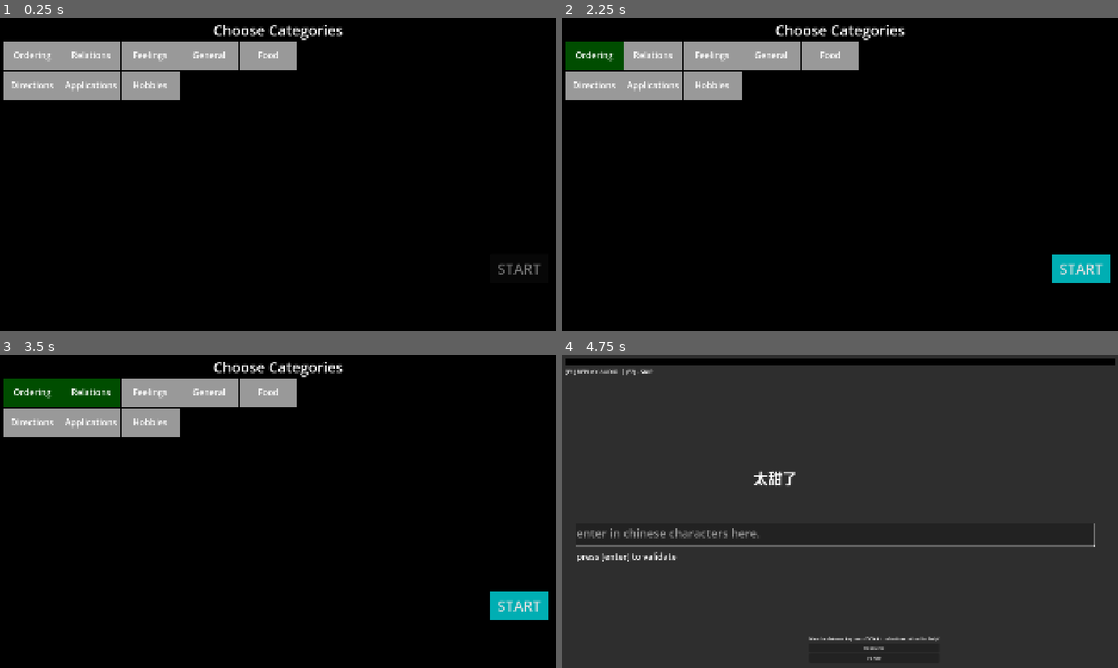
Above: before the commit, frames 1-4 (two rows, left to right).
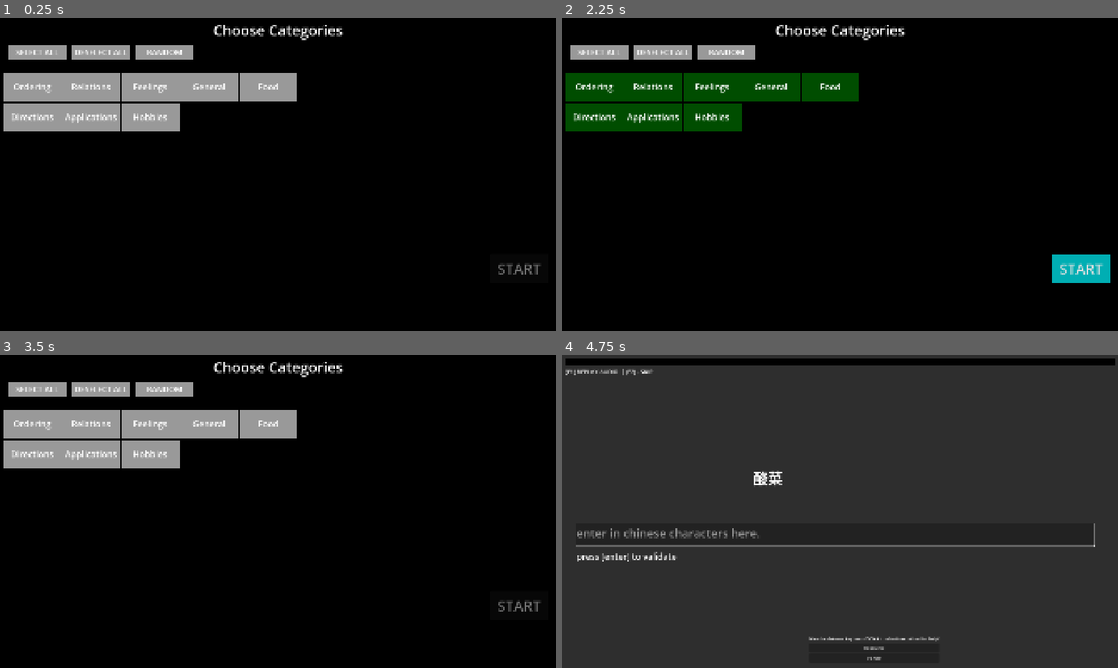
Above: after the commit, the same moments.

Repository: mathew-tran/chinese-learner
Game: Godot game, scene res://Scenes/Main.tscn
Two runs of this game, one before a commit and one after it. Both use one fixed random seed, a clock stepped at 60 frames per second and the inputs below.
Inputs (mouse positions are in pixels of both pictures, inside the frame that each line leads up to):
- Up to frame 1 (0.25 s): no input
- Up to frame 2 (2.25 s): click (834, 196) at 0.52 s; type "Alex" at 0.6 s; click "Resource" at 1.25 s; click (600, 52) at 2 s, where only the run after the commit has a clickable "SELECT ALL"
- Up to frame 3 (3.5 s): click (100, 389) at 2.75 s, where only the run after the commit has a clickable "DESELECT ALL"
- Up to frame 4 (4.75 s): click (728, 389) at 3.5 s, where only the run after the commit has a clickable "RANDOM"; click "START" at 4.25 s

The runs differ from the first frame. In frame 1, 8.9% of the frame differs, in the area x 0-54%, y 7-37%; in frame 2, 12%; in frame 3, 11%; in frame 4, 0.2%.
Error in both runs: Invalid access of index '0' on a base object of type: 'PackedStringArray'. (res://Scripts/Autoloads/Helper.gd:10)

Commit message:
fix bug where IME is broken after alt tabbing

Diff:
--- a/Prefabs/ResultsScreen.tscn
+++ b/Prefabs/ResultsScreen.tscn
@@ -60,8 +60,14 @@
 [node name="Correct" parent="VBoxContainer" instance=ExtResource("1_i25s3")]
 layout_mode = 2
 
+[node name="Value" parent="VBoxContainer/Correct" index="1"]
+self_modulate = Color(0.18743, 0.754692, 7.70092e-07, 1)
+
 [node name="Incorrect" parent="VBoxContainer" instance=ExtResource("1_i25s3")]
 layout_mode = 2
+
+[node name="Value" parent="VBoxContainer/Incorrect" index="1"]
+self_modulate = Color(1, 0.0901961, 0.611765, 1)
 
 [node name="Skips" parent="VBoxContainer" instance=ExtResource("1_i25s3")]
 layout_mode = 2
@@ -141,3 +147,7 @@
 text = "CONTINUE"
 
 [connection signal="button_up" from="ContinueButton" to="." method="_on_continue_button_button_up"]
+
+[editable path="VBoxContainer/Correct"]
+[editable path="VBoxContainer/Incorrect"]
+[editable path="VBoxContainer/Skips"]
--- a/Prefabs/TopicSelection.tscn
+++ b/Prefabs/TopicSelection.tscn
@@ -14,6 +14,12 @@
 
 [sub_resource type="StyleBoxFlat" id="StyleBoxFlat_dtjsi"]
 bg_color = Color(0, 0.684312, 0.702722, 1)
+
+[sub_resource type="StyleBoxFlat" id="StyleBoxFlat_y0ekh"]
+
+[sub_resource type="StyleBoxFlat" id="StyleBoxFlat_3v3jo"]
+
+[sub_resource type="StyleBoxFlat" id="StyleBoxFlat_3q1bb"]
 
 [node name="Selection" type="Panel"]
 custom_minimum_size = Vector2(1920, 1080)
@@ -47,12 +53,57 @@
 [node name="AvailableModules" type="GridContainer" parent="."]
 layout_mode = 2
 offset_left = 10.0
-offset_top = 78.0
-offset_right = 731.0
-offset_bottom = 178.0
+offset_top = 188.0
+offset_right = 1026.0
+offset_bottom = 600.0
 columns = 5
 
 [node name="Button" parent="AvailableModules" instance=ExtResource("1_q51iy")]
+layout_mode = 2
+
+[node name="Button2" parent="AvailableModules" instance=ExtResource("1_q51iy")]
+layout_mode = 2
+
+[node name="Button3" parent="AvailableModules" instance=ExtResource("1_q51iy")]
+layout_mode = 2
+
+[node name="Button4" parent="AvailableModules" instance=ExtResource("1_q51iy")]
+layout_mode = 2
+
+[node name="Button5" parent="AvailableModules" instance=ExtResource("1_q51iy")]
+layout_mode = 2
+
+[node name="Button6" parent="AvailableModules" instance=ExtResource("1_q51iy")]
+layout_mode = 2
+
+[node name="Button7" parent="AvailableModules" instance=ExtResource("1_q51iy")]
+layout_mode = 2
+
+[node name="Button8" parent="AvailableModules" instance=ExtResource("1_q51iy")]
+layout_mode = 2
+
+[node name="Button9" parent="AvailableModules" instance=ExtResource("1_q51iy")]
+layout_mode = 2
+
+[node name="Button10" parent="AvailableModules" instance=ExtResource("1_q51iy")]
+layout_mode = 2
+
+[node name="Button11" parent="AvailableModules" instance=ExtResource("1_q51iy")]
+layout_mode = 2
+
+[node name="Button12" parent="AvailableModules" instance=ExtResource("1_q51iy")]
+layout_mode = 2
+
+[node name="Button13" parent="AvailableModules" instance=ExtResource("1_q51iy")]
+layout_mode = 2
+
+[node name="Button14" parent="AvailableModules" instance=ExtResource("1_q51iy")]
+layout_mode = 2
+
+[node name="Button15" parent="AvailableModules" instance=ExtResource("1_q51iy")]
+layout_mode = 2
+
+[node name="Button16" parent="AvailableModules" instance=ExtResource("1_q51iy")]
 layout_mode = 2
 
 [node name="StartButton" type="Button" parent="."]
@@ -68,4 +119,75 @@
 theme_override_styles/normal = SubResource("StyleBoxFlat_dtjsi")
 text = "START"
 
+[node name="RandomFilter" type="HBoxContainer" parent="."]
+layout_mode = 0
+offset_left = 28.0
+offset_top = 93.0
+offset_right = 636.0
+offset_bottom = 143.0
+theme_override_constants/separation = 20
+
+[node name="SelectAllButton" type="Button" parent="RandomFilter"]
+custom_minimum_size = Vector2(200, 50)
+layout_mode = 2
+theme_override_styles/hover = SubResource("StyleBoxFlat_y0ekh")
+theme_override_styles/pressed = SubResource("StyleBoxFlat_3v3jo")
+theme_override_styles/normal = SubResource("StyleBoxFlat_3q1bb")
+
+[node name="Label" type="Label" parent="RandomFilter/SelectAllButton"]
+layout_mode = 1
+anchors_preset = 15
+anchor_right = 1.0
+anchor_bottom = 1.0
+grow_horizontal = 2
+grow_vertical = 2
+theme_override_font_sizes/font_size = 27
+text = "SELECT ALL"
+horizontal_alignment = 1
+vertical_alignment = 1
+autowrap_mode = 2
+
+[node name="DeselectAllButton" type="Button" parent="RandomFilter"]
+custom_minimum_size = Vector2(200, 50)
+layout_mode = 2
+theme_override_styles/hover = SubResource("StyleBoxFlat_y0ekh")
+theme_override_styles/pressed = SubResource("StyleBoxFlat_3v3jo")
+theme_override_styles/normal = SubResource("StyleBoxFlat_3q1bb")
+
+[node name="Label" type="Label" parent="RandomFilter/DeselectAllButton"]
+layout_mode = 1
+anchors_preset = 15
+anchor_right = 1.0
+anchor_bottom = 1.0
+grow_horizontal = 2
+grow_vertical = 2
+theme_override_font_sizes/font_size = 27
+text = "DESELECT ALL"
+horizontal_alignment = 1
+vertical_alignment = 1
+autowrap_mode = 2
+
+[node name="RandomSelectButton" type="Button" parent="RandomFilter"]
+custom_minimum_size = Vector2(200, 50)
+layout_mode = 2
+theme_override_styles/hover = SubResource("StyleBoxFlat_y0ekh")
+theme_override_styles/pressed = SubResource("StyleBoxFlat_3v3jo")
+theme_override_styles/normal = SubResource("StyleBoxFlat_3q1bb")
+
+[node name="Label" type="Label" parent="RandomFilter/RandomSelectButton"]
+layout_mode = 1
+anchors_preset = 15
+anchor_right = 1.0
+anchor_bottom = 1.0
+grow_horizontal = 2
+grow_vertical = 2
+theme_override_font_sizes/font_size = 27
+text = "RANDOM"
+horizontal_alignment = 1
+vertical_alignment = 1
+autowrap_mode = 2
+
 [connection signal="button_up" from="StartButton" to="." method="_on_start_button_button_up"]
+[connection signal="button_up" from="RandomFilter/SelectAllButton" to="." method="_on_select_all_button_button_up"]
+[connection signal="button_up" from="RandomFilter/DeselectAllButton" to="." method="_on_deselect_all_button_button_up"]
+[connection signal="button_up" from="RandomFilter/RandomSelectButton" to="." method="_on_random_select_button_button_up"]
--- a/Scripts/Game.gd
+++ b/Scripts/Game.gd
@@ -116,6 +116,7 @@
 	var modules = $Selection.GetSelectedModules()
 	AllSentences.clear()
 	Index = 0
+	Results.clear()
 	for module in modules:
 		var files = module.GetData()
 		for file in files:
@@ -123,7 +124,7 @@
 	for x in AllSentences:
 		print(x)
 	AllSentences.shuffle()
-	var maxAmount = 15
+	var maxAmount = 3
 	maxAmount = clamp(len(AllSentences), len(AllSentences), maxAmount)
 	while len(AllSentences) > maxAmount:
 		AllSentences.remove_at(0)
--- a/Scripts/ModuleButton.gd
+++ b/Scripts/ModuleButton.gd
@@ -31,3 +31,6 @@
 
 func _on_button_up() -> void:
 	ChangeState(!CurrentState)
+
+func SetSelection(newState : STATE):
+	ChangeState(newState)
--- a/Scripts/ResultsScreen.gd
+++ b/Scripts/ResultsScreen.gd
@@ -7,7 +7,7 @@
 
 var FWords = [
 	"Try again next time",
-	"Wow"
+	"You need some more practice"
 	]
 var DWords = [
 	"Not bad",
@@ -25,7 +25,8 @@
 var AWords = [
 	"Excellent",
 	"Awesome",
-	"Amazing"
+	"Amazing",
+	"Take it easy hot shot"
 ]
 func Show(results):
 	var correct = 0
--- a/Scripts/TextInput.gd
+++ b/Scripts/TextInput.gd
@@ -10,7 +10,12 @@
 		text = text.replace('\n', '')
 		OnEnterPressed.emit()
 
-
+func _notification(what):
+	if what == NOTIFICATION_APPLICATION_FOCUS_IN:
+		release_focus()
+		await get_tree().create_timer(.1).timeout
+		get_window().set_ime_active(false)
+		grab_focus()
 
 func _on_timer_timeout() -> void:
 	if has_focus() == false:
--- a/Scripts/TopicSelection.gd
+++ b/Scripts/TopicSelection.gd
@@ -25,6 +25,7 @@
 func OnUpdated():
 	var modules = GetSelectedModules()
 	$StartButton.disabled = len(modules) == 0
+
 func GetSelectedModules() -> Array[ModuleData]:
 	var selectedModules : Array[ModuleData]
 	for module in Modules.get_children():
@@ -35,3 +36,29 @@
 func _on_start_button_button_up() -> void:
 	ButtonPressed.emit()
 	visible = false
+
+
+func _on_random_select_button_button_up() -> void:
+	for module in Modules.get_children():
+		module.SetSelection(ModuleButton.STATE.DESELECTED)
+
+	var modulesToToggleOn = Modules.get_children()
+	modulesToToggleOn.shuffle()
+
+	var amountToToggle = randi_range(2, 5)
+	while (len(modulesToToggleOn)) > amountToToggle:
+		modulesToToggleOn.remove_at(0)
+
+	for module in modulesToToggleOn:
+		module.SetSelection(ModuleButton.STATE.SELECTED)
+
+
+
+func _on_deselect_all_button_button_up() -> void:
+	for module in Modules.get_children():
+		module.SetSelection(ModuleButton.STATE.DESELECTED)
+
+
+func _on_select_all_button_button_up() -> void:
+	for module in Modules.get_children():
+		module.SetSelection(ModuleButton.STATE.SELECTED)
Not shown: 1 places in Prefabs/TopicSelection.tscn that only renumber resources
